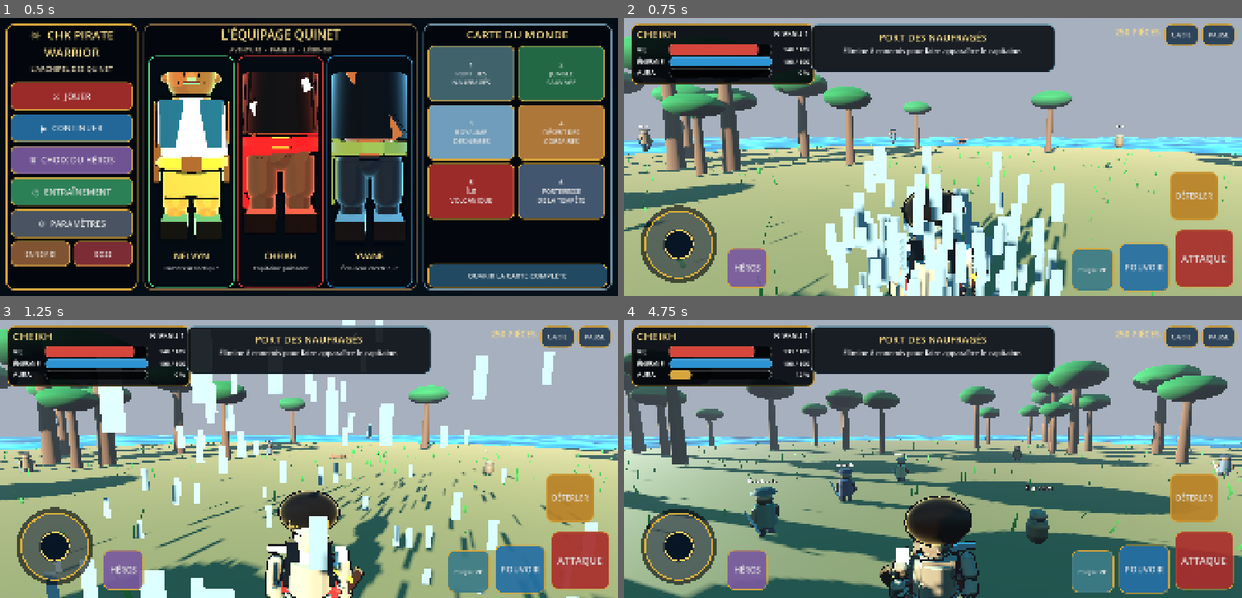
Above: before the commit, frames 1-4 (two rows, left to right).
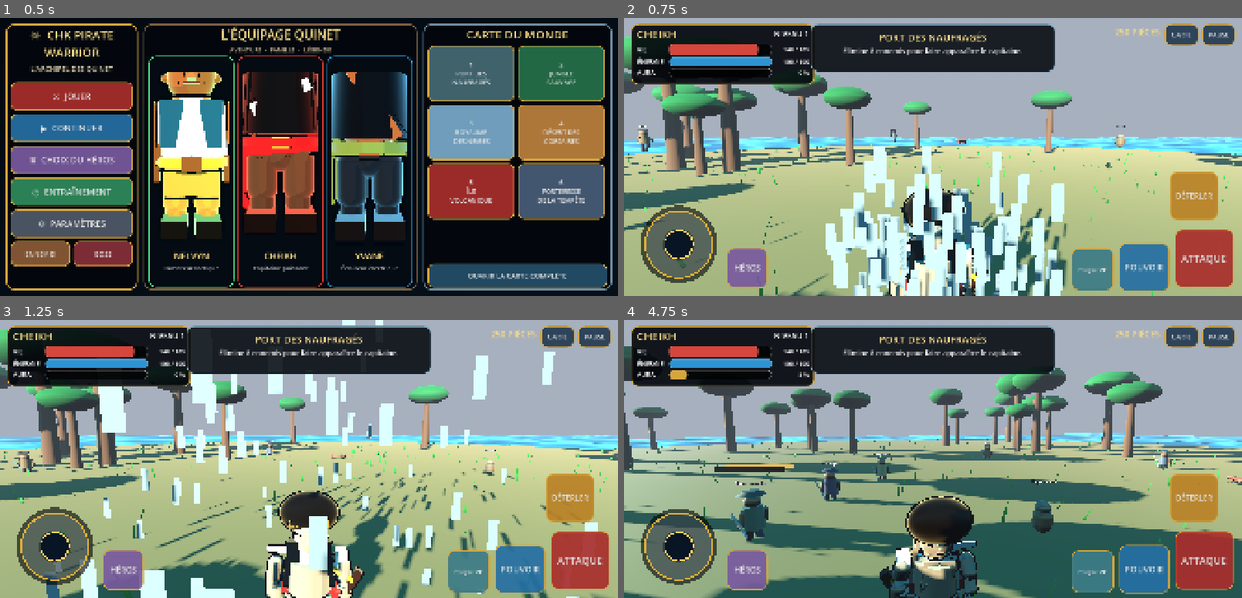
Above: after the commit, the same moments.

Repository: Chasmet/Chk-pirate-warrior-
Game: Godot game, scene res://scenes/main.tscn
The game is run twice, just before and just after one commit, with the same random seed, the same clock (stepped at 60 frames per second) and the same inputs.
Inputs (mouse positions are in pixels of both pictures, inside the frame that each line leads up to):
- Up to frame 1 (0.5 s): no input
- Up to frame 2 (0.75 s): click "⚔ JOUER" at 0.5 s
- Up to frame 3 (1.25 s): no input
- Up to frame 4 (4.75 s): drag from (988, 495) to (994, 397) at 1.27 s; drag from (679, 545) to (902, 514) at 2.02 s; move the mouse to (994, 397) at 2.77 s; hold D (move_right) 2.78-3.5 s; tap Space (attack) at 2.85 s; tap Q (aura) at 3.05, 4.55 s; drag from (902, 514) to (747, 417) at 3.52 s; move the mouse to (1118, 500) at 4.27 s; hold A (move_left) from 4.28 s (still down); tap Shift (dodge) at 4.35 s

Frame 1 is identical in both runs. In frame 2, 0.3% of the frame differs, in the area x 0-82%, y 38-77%; in frame 3, 0.2%; in frame 4, 29%, in the area x 0-100%, y 9-100%.

Commit message:
feat(gameplay): rendre les ennemis lisibles, espacés et esquivables

Diff:
--- a/godot/scripts/enemy_ai.gd
+++ b/godot/scripts/enemy_ai.gd
@@ -12,10 +12,17 @@
 var attack_range := 1.7
 var attack_damage := 8.0
 var attack_cooldown := 0.0
+var attack_windup := 0.0
 var hit_stun := 0.0
 var boss := false
 var phase := 1
+var orbit_sign := 1.0
+var preferred_distance := 2.1
 var aura_particles: GPUParticles3D
+var attack_marker: MeshInstance3D
+var health_bar_root: Node3D
+var health_fill: MeshInstance3D
+var health_bar_width := 2.2
 
 func configure(data: Dictionary, player: Node3D) -> void:
 	profile = data
@@ -26,9 +33,14 @@
 	speed = float(profile.get("speed", 3.2))
 	attack_range = float(profile.get("range", 1.7))
 	attack_damage = float(profile.get("damage", 8.0))
+	preferred_distance = maxf(attack_range * 0.92, 1.55)
+	orbit_sign = -1.0 if randi() % 2 == 0 else 1.0
+	attack_cooldown = randf_range(0.35, 1.15)
 	add_to_group("enemies")
 	if boss:
 		add_to_group("bosses")
+	_build_attack_marker()
+	_build_health_bar()
 
 func _physics_process(delta: float) -> void:
 	attack_cooldown = maxf(0.0, attack_cooldown - delta)
@@ -39,41 +51,100 @@
 	if not is_on_floor():
 		velocity.y -= 24.0 * delta
 	if hit_stun > 0.0:
-		velocity.x = move_toward(velocity.x, 0.0, delta * 10.0)
-		velocity.z = move_toward(velocity.z, 0.0, delta * 10.0)
+		velocity.x = move_toward(velocity.x, 0.0, delta * 14.0)
+		velocity.z = move_toward(velocity.z, 0.0, delta * 14.0)
 		move_and_slide()
+		_update_health_bar()
 		return
 
 	var flat_delta := target.global_position - global_position
 	flat_delta.y = 0.0
 	var distance := flat_delta.length()
-	if distance > attack_range:
-		var direction := flat_delta.normalized()
-		velocity.x = direction.x * speed
-		velocity.z = direction.z * speed
-		if direction.length_squared() > 0.01:
-			rotation.y = lerp_angle(rotation.y, atan2(-direction.x, -direction.z), delta * 7.0)
+	var direction := flat_delta.normalized() if distance > 0.001 else Vector3.ZERO
+	if direction.length_squared() > 0.01:
+		rotation.y = lerp_angle(rotation.y, atan2(-direction.x, -direction.z), delta * 9.0)
+
+	if attack_windup > 0.0:
+		attack_windup -= delta
+		velocity.x = move_toward(velocity.x, 0.0, delta * 24.0)
+		velocity.z = move_toward(velocity.z, 0.0, delta * 24.0)
+		_update_attack_marker(true)
+		if attack_windup <= 0.0:
+			_finish_attack(distance)
 	else:
-		velocity.x = move_toward(velocity.x, 0.0, delta * 16.0)
-		velocity.z = move_toward(velocity.z, 0.0, delta * 16.0)
-		if attack_cooldown <= 0.0:
-			attack_cooldown = 1.4 if not boss else 0.95
-			player_hit.emit(attack_damage * (1.0 + 0.25 * float(phase - 1)))
+		_update_attack_marker(false)
+		var steering := Vector3.ZERO
+		if distance > preferred_distance + 0.65:
+			steering = direction
+		elif distance < preferred_distance * 0.72:
+			steering = -direction * 0.65
+		else:
+			steering = Vector3(-direction.z, 0.0, direction.x) * orbit_sign * 0.74
+		steering += _separation_force() * 1.2
+		if steering.length_squared() > 1.0:
+			steering = steering.normalized()
+		velocity.x = move_toward(velocity.x, steering.x * speed, delta * 15.0)
+		velocity.z = move_toward(velocity.z, steering.z * speed, delta * 15.0)
+		if distance <= attack_range + 0.35 and attack_cooldown <= 0.0 and _attack_slot_available():
+			_start_attack()
+
 	move_and_slide()
 	_update_boss_phase()
+	_update_health_bar()
 
 func take_damage(amount: float, impulse: Vector3 = Vector3.ZERO) -> void:
 	if health <= 0.0:
 		return
 	health -= amount
-	hit_stun = 0.16 if not boss else 0.07
+	hit_stun = 0.20 if not boss else 0.09
+	attack_windup = 0.0
+	_update_attack_marker(false)
 	velocity += impulse
 	_flash_model()
+	_update_health_bar()
 	if health <= 0.0:
 		_die()
 
 func health_ratio() -> float:
 	return clampf(health / max_health, 0.0, 1.0)
+
+func _start_attack() -> void:
+	attack_windup = 0.48 if not boss else 0.38
+	attack_cooldown = 1.45 if not boss else 1.02
+	velocity.x = 0.0
+	velocity.z = 0.0
+	_update_attack_marker(true)
+
+func _finish_attack(distance: float) -> void:
+	_update_attack_marker(false)
+	if distance <= attack_range + 0.85 and is_instance_valid(target):
+		player_hit.emit(attack_damage * (1.0 + 0.25 * float(phase - 1)))
+		var forward := (target.global_position - global_position).normalized()
+		velocity += forward * (5.0 if not boss else 8.5)
+
+func _attack_slot_available() -> bool:
+	var attackers := 0
+	for node in get_tree().get_nodes_in_group("enemies"):
+		if node == self or not is_instance_valid(node) or not node is EnemyAI:
+			continue
+		var other := node as EnemyAI
+		if other.attack_windup > 0.0 and other.global_position.distance_to(target.global_position) < 7.0:
+			attackers += 1
+	var maximum := 1 if boss else 2
+	return attackers < maximum
+
+func _separation_force() -> Vector3:
+	var force := Vector3.ZERO
+	for node in get_tree().get_nodes_in_group("enemies"):
+		if node == self or not is_instance_valid(node) or not node is EnemyAI:
+			continue
+		var other := node as EnemyAI
+		var offset := global_position - other.global_position
+		offset.y = 0.0
+		var distance := offset.length()
+		if distance > 0.001 and distance < 2.3:
+			force += offset.normalized() * (1.0 - distance / 2.3)
+	return force
 
 func _update_boss_phase() -> void:
 	if not boss:
@@ -90,27 +161,102 @@
 		if is_instance_valid(aura_particles):
 			aura_particles.emitting = true
 
+func _build_attack_marker() -> void:
+	attack_marker = MeshInstance3D.new()
+	attack_marker.name = "AlerteAttaque"
+	var cylinder := CylinderMesh.new()
+	cylinder.top_radius = 1.25 if not boss else 2.6
+	cylinder.bottom_radius = cylinder.top_radius
+	cylinder.height = 0.025
+	cylinder.radial_segments = 48
+	attack_marker.mesh = cylinder
+	attack_marker.position.y = 0.04
+	var material := StandardMaterial3D.new()
+	material.shading_mode = BaseMaterial3D.SHADING_MODE_UNSHADED
+	material.transparency = BaseMaterial3D.TRANSPARENCY_ALPHA
+	material.albedo_color = Color(1.0, 0.08, 0.03, 0.30)
+	material.emission_enabled = true
+	material.emission = Color(1.0, 0.03, 0.01)
+	material.emission_energy_multiplier = 4.5
+	attack_marker.material_override = material
+	attack_marker.visible = false
+	add_child(attack_marker)
+
+func _update_attack_marker(active: bool) -> void:
+	if not is_instance_valid(attack_marker):
+		return
+	attack_marker.visible = active
+	if active:
+		var pulse := 1.0 + sin(Time.get_ticks_msec() * 0.025) * 0.14
+		attack_marker.scale = Vector3(pulse, 1.0, pulse)
+
+func _build_health_bar() -> void:
+	health_bar_width = 4.2 if boss else 2.35
+	health_bar_root = Node3D.new()
+	health_bar_root.name = "BarreDeVie"
+	health_bar_root.position.y = 4.9 if boss else 2.75
+	add_child(health_bar_root)
+	var back := MeshInstance3D.new()
+	var back_mesh := QuadMesh.new()
+	back_mesh.size = Vector2(health_bar_width, 0.26 if boss else 0.18)
+	back.mesh = back_mesh
+	back.material_override = _billboard_material(Color(0.02, 0.02, 0.025, 0.92))
+	health_bar_root.add_child(back)
+	health_fill = MeshInstance3D.new()
+	var fill_mesh := QuadMesh.new()
+	fill_mesh.size = Vector2(health_bar_width, 0.20 if boss else 0.13)
+	health_fill.mesh = fill_mesh
+	health_fill.position.z = 0.01
+	health_fill.material_override = _billboard_material(Color("d83a32") if boss else Color("e39b3f"))
+	health_bar_root.add_child(health_fill)
+	_update_health_bar()
+
+func _billboard_material(color: Color) -> StandardMaterial3D:
+	var material := StandardMaterial3D.new()
+	material.shading_mode = BaseMaterial3D.SHADING_MODE_UNSHADED
+	material.billboard_mode = BaseMaterial3D.BILLBOARD_ENABLED
+	material.transparency = BaseMaterial3D.TRANSPARENCY_ALPHA
+	material.albedo_color = color
+	return material
+
+func _update_health_bar() -> void:
+	if not is_instance_valid(health_fill):
+		return
+	var ratio := health_ratio()
+	health_fill.scale.x = maxf(0.001, ratio)
+	health_fill.position.x = -health_bar_width * (1.0 - ratio) * 0.5
+	if is_instance_valid(health_bar_root):
+		health_bar_root.visible = health > 0.0 and (boss or ratio < 0.999)
+
 func _flash_model() -> void:
 	for child in get_children():
 		if child is MeshInstance3D:
 			var mesh_node := child as MeshInstance3D
-			var material := mesh_node.material_override as StandardMaterial3D
-			if material != null:
-				material.emission_enabled = true
-				material.emission = Color(1.0, 0.25, 0.12)
-				material.emission_energy_multiplier = 2.2
-	get_tree().create_timer(0.09).timeout.connect(_clear_flash)
+			var material := mesh_node.material_override
+			if material is StandardMaterial3D:
+				var standard := material as StandardMaterial3D
+				standard.emission_enabled = true
+				standard.emission = Color(1.0, 0.25, 0.12)
+				standard.emission_energy_multiplier = 2.2
+			elif material is ShaderMaterial:
+				(material as ShaderMaterial).set_shader_parameter("hit_flash", 1.0)
+	get_tree().create_timer(0.10).timeout.connect(_clear_flash)
 
 func _clear_flash() -> void:
 	for child in get_children():
 		if child is MeshInstance3D:
 			var mesh_node := child as MeshInstance3D
-			var material := mesh_node.material_override as StandardMaterial3D
-			if material != null:
-				material.emission_enabled = false
+			var material := mesh_node.material_override
+			if material is StandardMaterial3D:
+				(material as StandardMaterial3D).emission_enabled = false
+			elif material is ShaderMaterial:
+				(material as ShaderMaterial).set_shader_parameter("hit_flash", 0.0)
 
 func _die() -> void:
 	set_physics_process(false)
+	_update_attack_marker(false)
+	if is_instance_valid(health_bar_root):
+		health_bar_root.hide()
 	var reward_xp := int(profile.get("xp", 30))
 	var reward_coins := int(profile.get("coins", 12))
 	defeated.emit(self, reward_xp, reward_coins)
